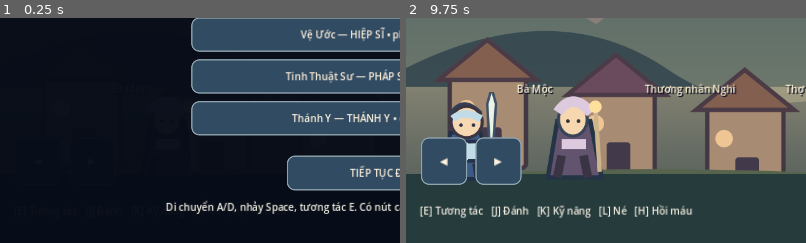
Above: before the commit, frames 1-2 (left to right).
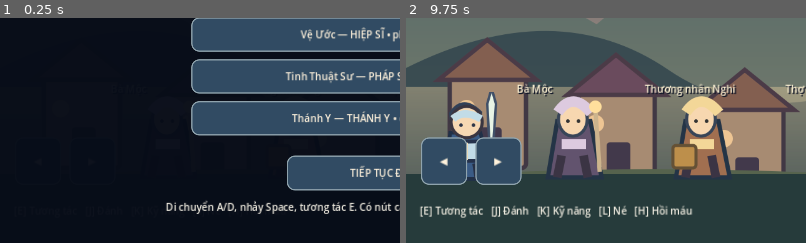
Above: after the commit, the same moments.

Repository: hoaianhdoan0209-hue/Th-nh-c-K-Nguy-n-T-i-Xu-t
Game: Godot game, scene res://scenes/Main.tscn
Two runs of this game, one before a commit and one after it. Both use one fixed random seed, a clock stepped at 60 frames per second and the inputs below.
Inputs:
- Up to frame 1 (0.25 s): no input
- Up to frame 2 (9.75 s): click "TÚI [I]" at 0.5 s; click "NV [Q]" at 1.25 s; click "BĐ [M]" at 2 s; click "LƯU" at 2.75 s; click "TẢI" at 3.5 s; click "◀" at 4.25 s; click "▶" at 5 s; click "NHẢY" at 5.75 s; click "ĐÁNH" at 6.5 s; click "THÁNH ƯỚC" at 7.25 s; click "NÉ" at 8 s; click "NÓI" at 8.75 s; click "Vệ Ước — HIỆP SĨ • phản công …" at 9.5 s
The pictures show only the part of the screen within x 0-50%, y 50-100%; the shares and areas given below are measured in that part.

The runs differ from the first frame. In frame 2, 3.9% of the frame differs, in the area x 66-82%, y 34-71%.

Commit message:
Fix missing merchant sprite: use existing npc_shop.svg

Diff:
--- a/scripts/Game.gd
+++ b/scripts/Game.gd
@@ -29,7 +29,7 @@
 ]
 const NPCS: Array[Dictionary] = [
 	{"x": 270.0, "name": "Bà Mộc", "kind": "elder", "art": "elder"},
-	{"x": 475.0, "name": "Thương nhân Nghi", "kind": "shop", "art": "merchant"},
+	{"x": 475.0, "name": "Thương nhân Nghi", "kind": "shop", "art": "shop"},
 	{"x": 700.0, "name": "Thợ rèn Vân", "kind": "smith", "art": "smith"},
 	{"x": 1090.0, "name": "Trinh sát Diệp", "kind": "scout", "art": "scout"}
 ]
